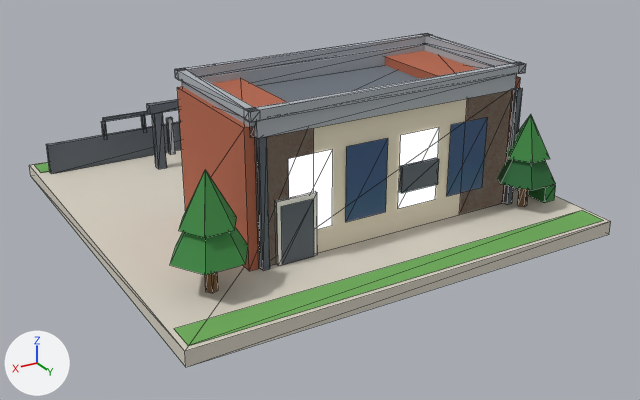
A saved change to the glTF model public/models/28.glb.
Both versions are drawn from a 50 mm camera at (0.913, 1.618, 0.804) aimed at (-0.012, 0.076, 0.033). Arrows for +X, +Y and +Z are at lower left; the lights stay in place. The picture after the commit comes second. Mesh edges are drawn as thin lines. Vertices at exactly the same position are counted once.

Before the edit, the objects in view are built like this:
```python
ob_b28 = bpy.data.objects.new('b28', me_b28)
ob_b28.location = (0.0, 0.0, 0.0)
```
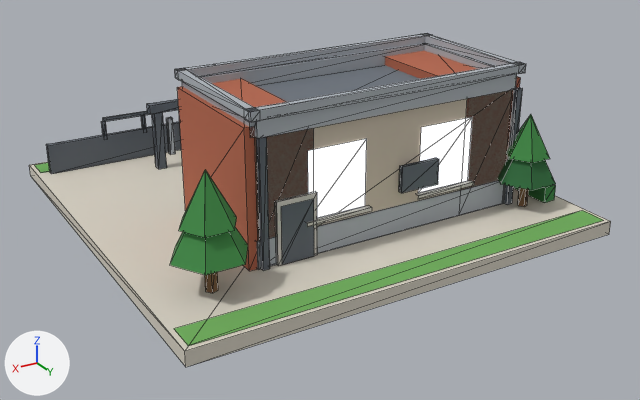
What differs and where, as boxes (x1, y1, x2, y2) in the pictures (640 x 400 px):
'b28', surface changed, reshaped
    both: (29, 33, 611, 367)
part 1 of me_b28, added
    after: (257, 180, 506, 269)
part 2 of me_b28, rebuilt (31% wider)
    before: (447, 117, 488, 196)
    after: (418, 117, 472, 193)
part 3 of me_b28, rebuilt (30% wider)
    before: (288, 150, 333, 229)
    after: (308, 139, 367, 218)
part 4 of me_b28, deleted
    before: (346, 128, 439, 222)
part 5 of me_b28, added (mostly hidden)
    after: (306, 180, 474, 227)

The change, as a list of edits to the scene's bpy script:
```text
Change mat_wall_cream:
    where n2 = _N.new('ShaderNodeMix'); n2.name = 'Mix'
    n2.inputs[7].default_value: (0.823, 0.738, 0.578, 1.0) -> (0.604, 0.521, 0.423, 1.0)  # 'B', pale yellow #eadfc8 -> 'B', light grey #ccbfae
Change mat_white:
    where n2 = _N.new('ShaderNodeMix'); n2.name = 'Mix'
    n2.inputs[7].default_value: (0.88, 0.855, 0.791, 1.0) -> (0.617, 0.597, 0.552, 1.0)  # 'B', white #f1eee6 -> 'B', light grey #cecbc4
Add mat_glow_window_res:
    mat_glow_window_res = bpy.data.materials.new('glow_window_res')
    # nodes: BsdfPrincipled, Mix, OutputMaterial, VertexColor
    # colours: blue #3d5a82, mixed with the vertex colours
Change me_b28:
    used by ob_b28; location = (0.0, 0.0, 0.0)
    remove me_b28.from_pydata(...)  # 524 vertices, 588 faces; spans x -0.48..0.48, y -0.48..0.48, z 0.0..0.343
    add me_b28.from_pydata(...)  # 544 vertices, 610 faces; spans x -0.48..0.48, y -0.48..0.48, z 0.0..0.343
    me_b28 part 1: the loose piece of 8 vertices spanning x -0.35..0.25, y -0.01..0.29, z 0.03..0.29 is copied, and the copy is scaled about its middle by (1.01, 1.02, 0.22), then moved by (0.0, 0.0, -0.101), in mat_slab; it spans x -0.353..0.253, y -0.013..0.293, z 0.03..0.087
    me_b28 part 2: the loose piece of 4 vertices spanning x -0.285..-0.19, y 0.293, z 0.082..0.238 is rebuilt with 4 vertices and now spans x -0.244..-0.115, y 0.293, z 0.105..0.246, in mat_glow_window_res
    me_b28 part 3: the loose piece of 4 vertices spanning x 0.09..0.185, y 0.293, z 0.082..0.238 is rebuilt with 4 vertices and now spans x 0.015..0.144, y 0.293, z 0.105..0.246, in mat_glow_window_res
    me_b28 part 4: 8 loose pieces with 32 vertices, spanning x -0.353..0.253, y -0.013..0.293, z 0.082..0.238, are deleted
    me_b28 part 5
    26 vertices are added at x -0.363..0.264, y -0.023..0.303, z 0.098..0.246
    12 new vertices lie (0.146, 0.0, 0.0) away from vertices in x -0.252..0.007, y -0.023..0.303, z 0.098..0.105
    6 new vertices lie (0.0, 0.126, 0.0) away from vertices in x -0.363..0.264, y 0.077, z 0.098..0.105
    4 new faces join them, mat_glow_window_res
    24 new faces join them, mat_white
    other edits to the shape of me_b28 do not show in these pictures
    remove me_b28.materials.append(mat_glass_dark)
    add me_b28.materials.append(mat_glow_window_res)
```
